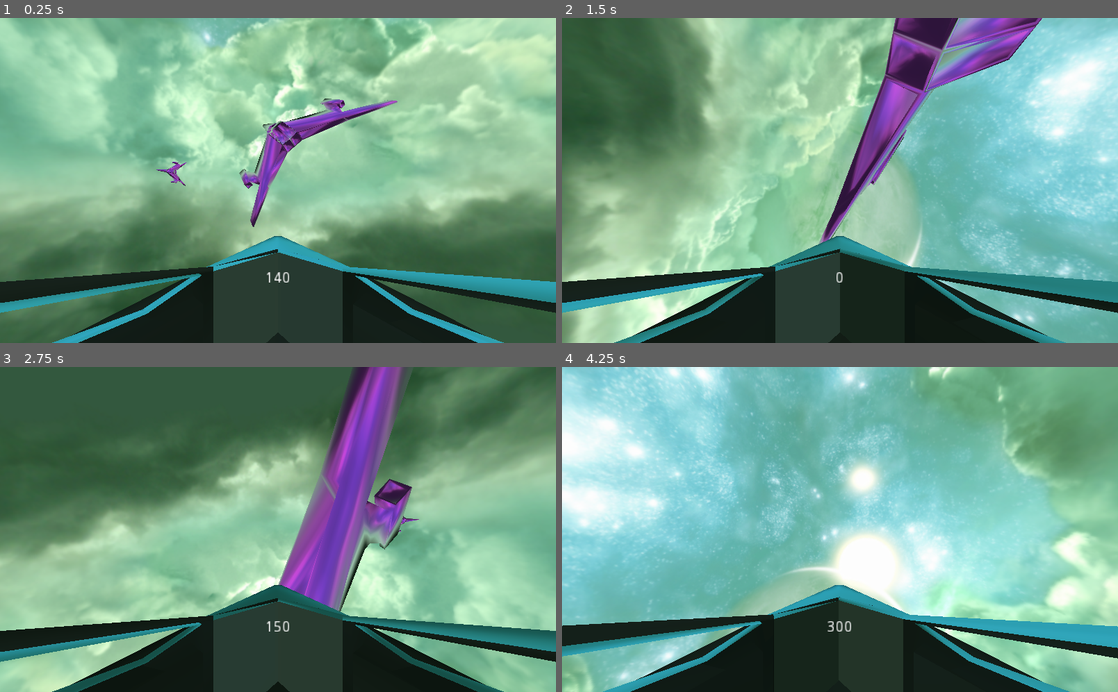
Above: before the commit, frames 1-4 (two rows, left to right).
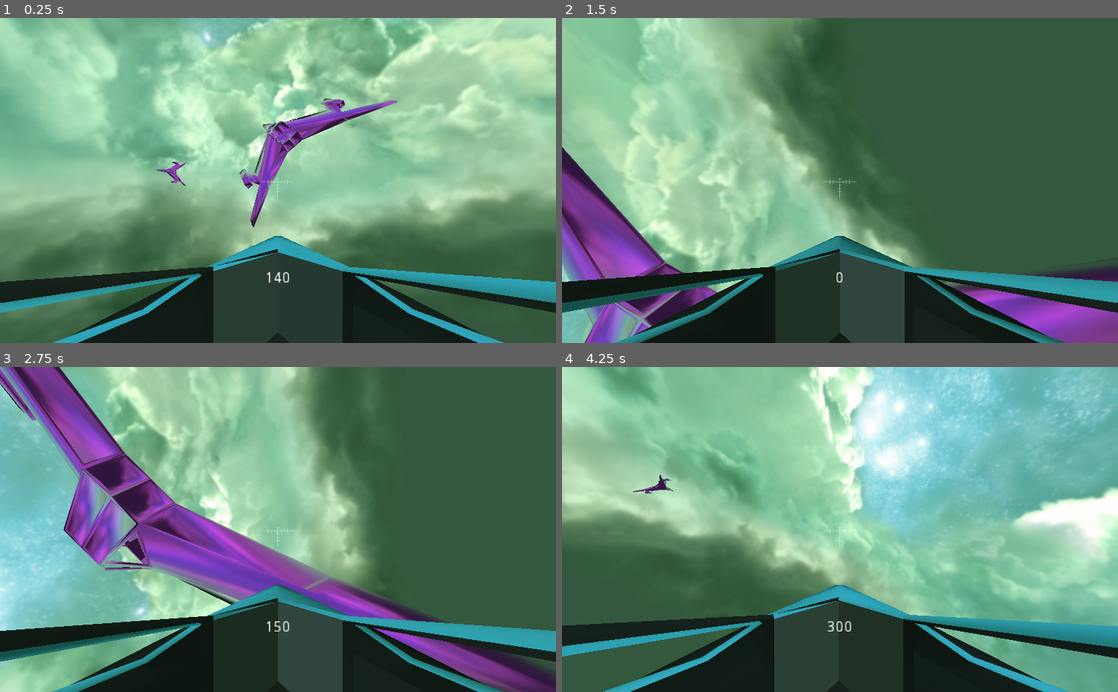
Above: after the commit, the same moments.

Repository: Patriks-Blauzda/Space-Game
Game: Godot game, scene res://Main.tscn
The game is run twice, just before and just after one commit, with the same random seed, the same clock (stepped at 60 frames per second) and the same inputs.
Inputs:
- Up to frame 1 (0.25 s): no input
- Up to frame 2 (1.5 s): tap Enter at 0.5 s; hold Right (joystick_right) 0.53-1.28 s; hold Space (Laser) 0.53-1.28 s; hold Down (joystick_down) from 1.28 s (still down); tap W (throttle) at 1.35 s
- Up to frame 3 (2.75 s): release Down (joystick_down) at 2.03 s; hold Right (joystick_right) from 2.03 s (still down); tap R at 2.1 s
- Up to frame 4 (4.25 s): release Right (joystick_right) at 2.78 s; hold Up (joystick_up) 2.78-3.53 s; tap Space (Laser) at 2.85 s; hold Left (joystick_left) from 3.53 s (still down); hold W (throttle) from 3.53 s (still down)

The runs differ from the first frame. In frame 1, less than 0.1% of the frame differs, in the area x 47-52%, y 49-56%; in frame 2, 79%; in frame 3, 77%; in frame 4, 82%, in the area x 0-100%, y 0-100%.

Commit message:
added crosshair, inverted Y axis, lowered turn speed

Diff:
--- a/Main.tscn
+++ b/Main.tscn
@@ -42,6 +42,7 @@
 environment = SubResource( 2 )
 
 [node name="Spaceship" parent="." instance=ExtResource( 2 )]
+rotationspd = 0.025
 
 [node name="StaticBody" type="StaticBody" parent="."]
 transform = Transform( 3.02186, 2.09633, 1.57282, -2.62076, 2.41717, 1.81354, 0, -2.40056, 3.19958, -0.991391, 16.0642, 93.6875 )
--- a/Spaceship.gd
+++ b/Spaceship.gd
@@ -4,7 +4,7 @@
 export var spd = 150
 export var boost = 300
 export var accel = 5
-export var rotationspd = 0.05
+export var rotationspd = 0.0275
 
 
 var currentrotation = rotationspd
@@ -25,7 +25,7 @@
 # handles player movement and rotation
 func motion():
 	# takes joystick or arrow key input and turns it into a 2d vector
-	var direction = Input.get_vector("joystick_left", "joystick_right", "joystick_up", "joystick_down")
+	var direction = Input.get_vector("joystick_left", "joystick_right", "joystick_down", "joystick_up")
 
 	# if player is turning, increment current rotation speed by a fraction of max rotation speed
 	# if player isn't turning, decrement it by the same amount
--- a/Spaceship.tscn
+++ b/Spaceship.tscn
@@ -1,7 +1,8 @@
-[gd_scene load_steps=6 format=2]
+[gd_scene load_steps=7 format=2]
 
 [ext_resource path="res://Models/normal.png" type="Texture" id=1]
 [ext_resource path="res://Spaceship.gd" type="Script" id=2]
+[ext_resource path="res://crosshair10.png" type="Texture" id=3]
 
 [sub_resource type="ArrayMesh" id=1]
 resource_name = "Cube"
@@ -66,3 +67,8 @@
 [node name="LaserCooldown" type="Timer" parent="Weapons"]
 wait_time = 0.2
 one_shot = true
+
+[node name="Crosshair" type="Sprite" parent="."]
+modulate = Color( 1, 1, 1, 0.470588 )
+position = Vector2( 512, 303 )
+texture = ExtResource( 3 )
Binary file added: crosshair10.png
Not shown, added: crosshair10.png.import
